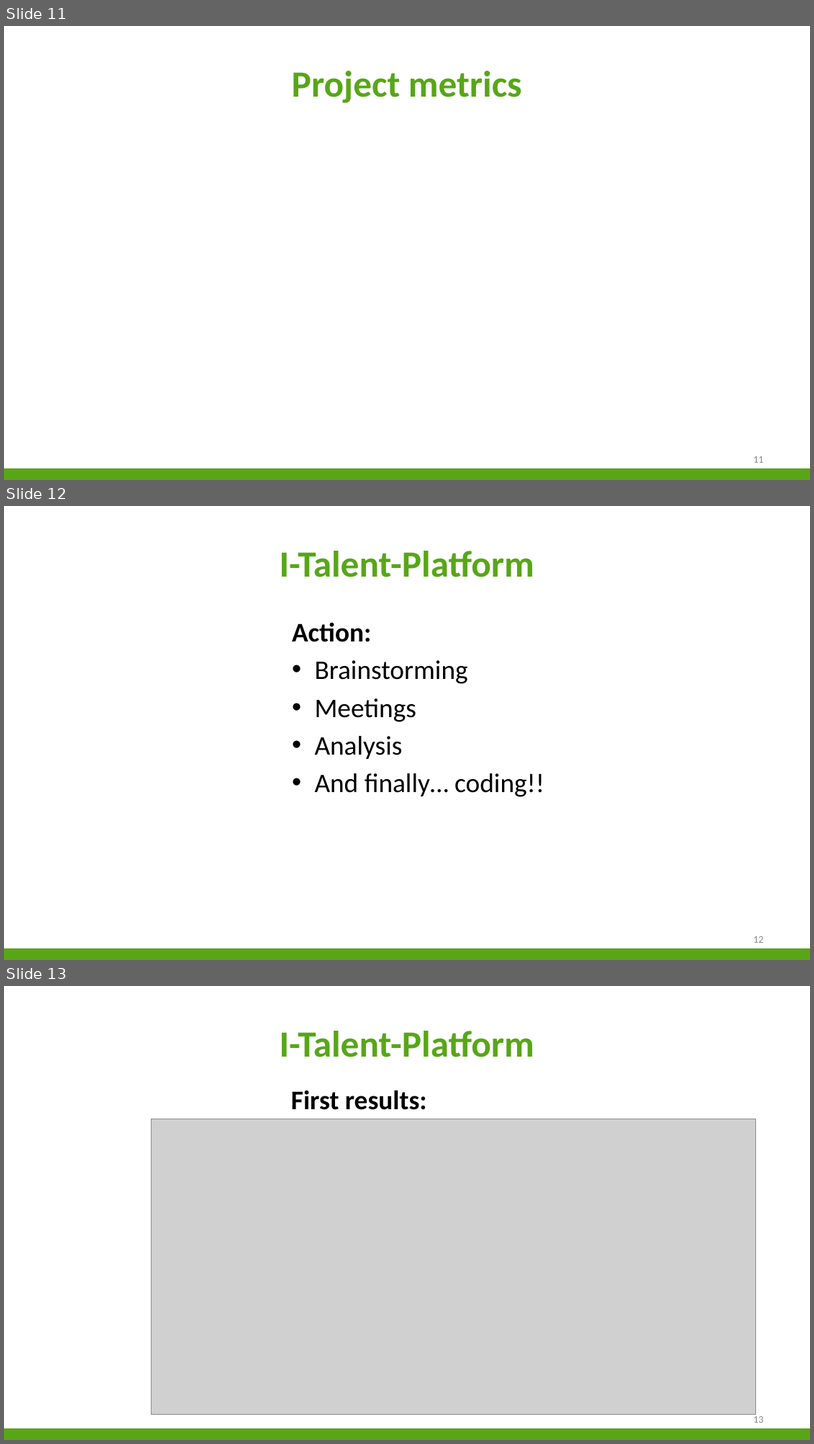
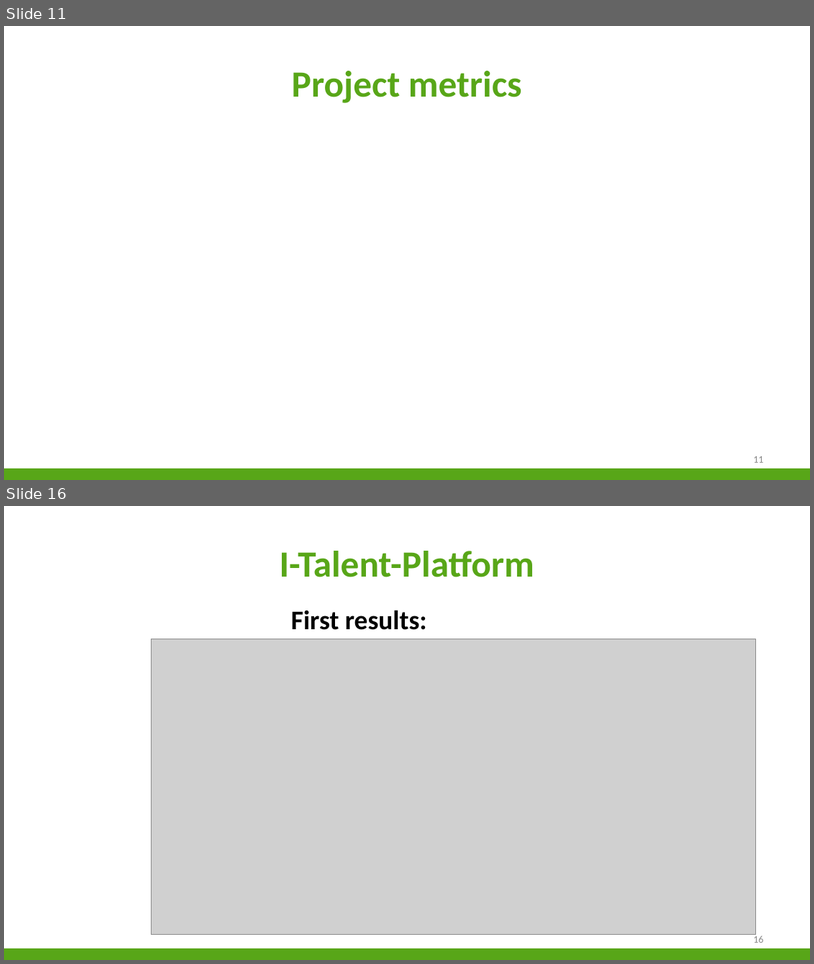
Before and after one commit to niekvandael/iTalent, a slide deck: italent/documents/Presentatie/Presentatie.pptx. Shown one above the other, each under a label of ours: slides 11, 12 and 13 before the commit, slides 11 and 16 after it; the slides between them are not shown. The pictures are 814x1444 and 814x964 pixels, drawn with LibreOffice and Linux fonts; fonts in the diff are those of the drawing; grey boxes stand for pictures; background and template pictures are left out. Boxes give left, top, right and bottom in pixels: in the first picture for what was removed or moved away, otherwise in the second. Text is boxed around its words. In the diff, an @@ line names an element or a change of style, - is before the commit and + after.

Commit message:
-  ( https://italent.cloudapp.net:9443/ccm/web/projects/iTalent#action=com.ibm.team.workitem.viewWorkItem&id= )

```diff
--- a/italent/documents/Presentatie/Presentatie.pptx
+++ b/italent/documents/Presentatie/Presentatie.pptx
@@ slide 12 removed at (4,506,810,960), background #FFFFFF; not listed: 1 template element that a slide beside it also shows @@
@@ title removed at (280,551,535,577) @@
-I-Talent-Platform
@@ text removed at (292,622,545,797) @@
-Action:
-• Brainstorming
-• Meetings
-• Analysis
-• And finally… coding!!
@@ page number removed at (754,936,764,942) @@
-12
@@ what was slide 13 is now slide 16 @@
@@ page number at (754,934,764,942): text changed @@
-13
+16
```
Also in this commit, not shown: 4 slides added.
